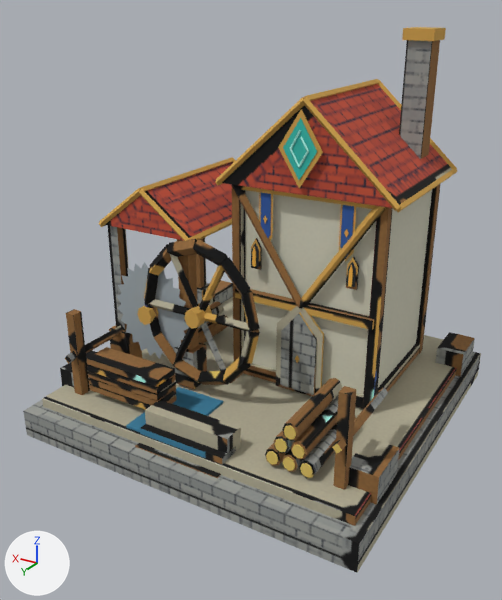
The FBX model client/Assets/Resources/Models/City3D/Sawmill_2.fbx, before and after one commit.
Camera for both pictures: a 50 mm camera at (-0.892, 1.594, 1.123) aimed at (0.012, 0.087, 0.37). Lighting does not change. The marker at lower left points along +X, +Y and +Z. The picture after the commit comes second. Where no turn or scale is listed for an object, it has been applied to the vertices. Vertices at exactly the same position are counted once.

The first picture shows 'Sawmill_2'.
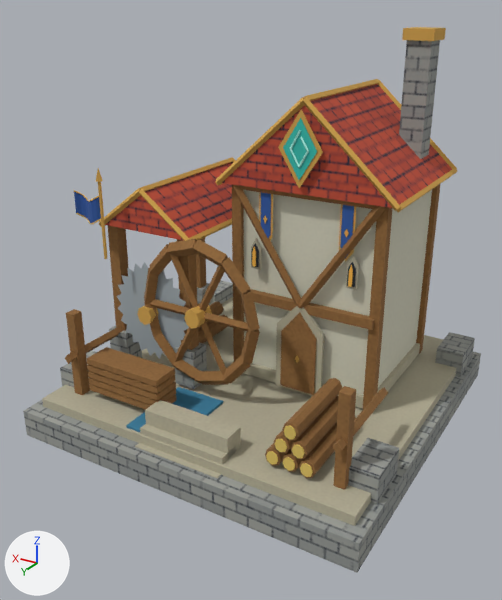
The edits, one by one:
me_sawmill_2_mesh is used by ob_sawmill_2; location (0.0, 0.0, 0.0).
Verts and faces of me_sawmill_2_mesh; kept vertices keep their numbers, new ones are numbered from 1118.
me_sawmill_2_mesh had 1118 vertices, 1724 faces and spanned x -0.5..0.5, y -0.5..0.5, z 0.0..1.06.
me_sawmill_2_mesh now has 1135 vertices, 1750 faces and spans x -0.5..0.5, y -0.5..0.5, z 0.0..1.06.
me_sawmill_2_mesh part 1: a new loose piece, a 6-sided cylinder along z spanning x 0.3661..0.3739, y 0.2555..0.2645, z 0.4774..0.6934, in mat_sawmill_2_matte (picture img_sawmill_2_albedo_png).
Part 2, on me_sawmill_2_mesh:
New vertex 1118 is at (0.37, 0.272, 0.692), pixel (96, 181).
New vertex 1119 is at (0.382, 0.26, 0.692), pixel (95, 180).
New vertex 1120 is at (0.37, 0.248, 0.692), pixel (102, 179).
New vertex 1121 is at (0.358, 0.26, 0.692), pixel (102, 181).
New vertex 1122 is at (0.37, 0.26, 0.729), pixel (98, 166).
New faces: (1118, 1122, 1119), (1119, 1122, 1120), (1118, 1119, 1121), (1120, 1122, 1121), (1118, 1121, 1122), (1119, 1120, 1121).
me_sawmill_2_mesh part 3: 929 kept faces spanning x -0.5..0.5, y -0.5..0.5, z 0.0..1.04 get new texture (UV) coordinates.
Mesh me_sawmill_2_mesh_001 is new.
It has 164 vertices, 260 faces and spans x 0.369..0.466, y 0.2454..0.2746, z 0.5687..0.6554.
It uses material mat_sawmill_2_matte (picture img_sawmill_2_albedo_png).
Object 'FlagCloth_00' (ob_flagcloth_00) is new; it shows me_sawmill_2_mesh_001.
Its location is (0.0, 0.0, 0.0).

Changed parts and their boxes [x1, y1, x2, y2] in the pictures (502 x 600 px):
'FlagCloth_00', added (blue)
    after: [74, 190, 101, 224]
part 1 of me_sawmill_2_mesh, added
    after: [98, 182, 108, 259]
part 2 of me_sawmill_2_mesh, added
    after: [96, 168, 103, 182]
part 3 of me_sawmill_2_mesh, surface changed
    both: [23, 40, 481, 573]
